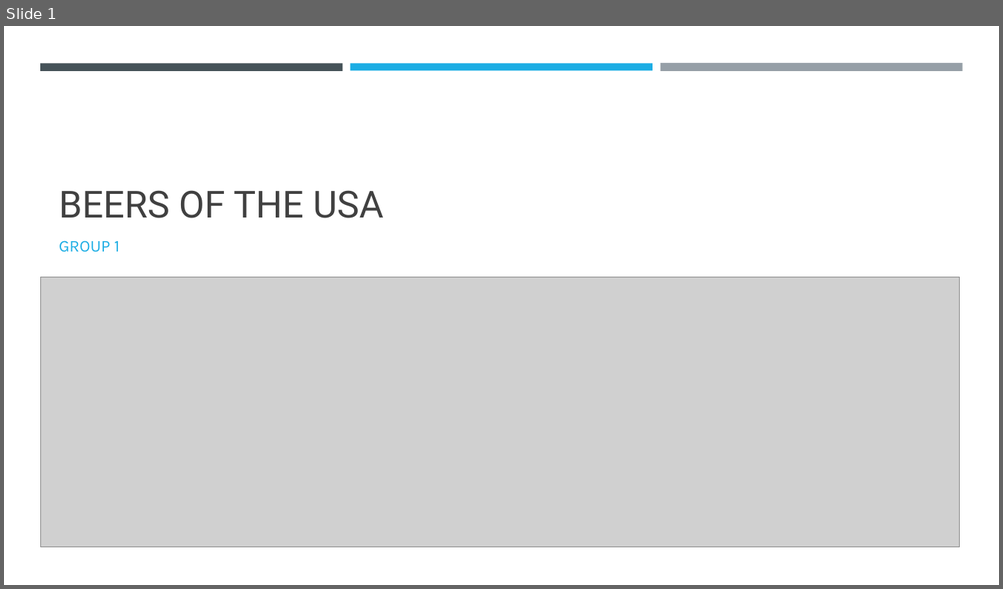
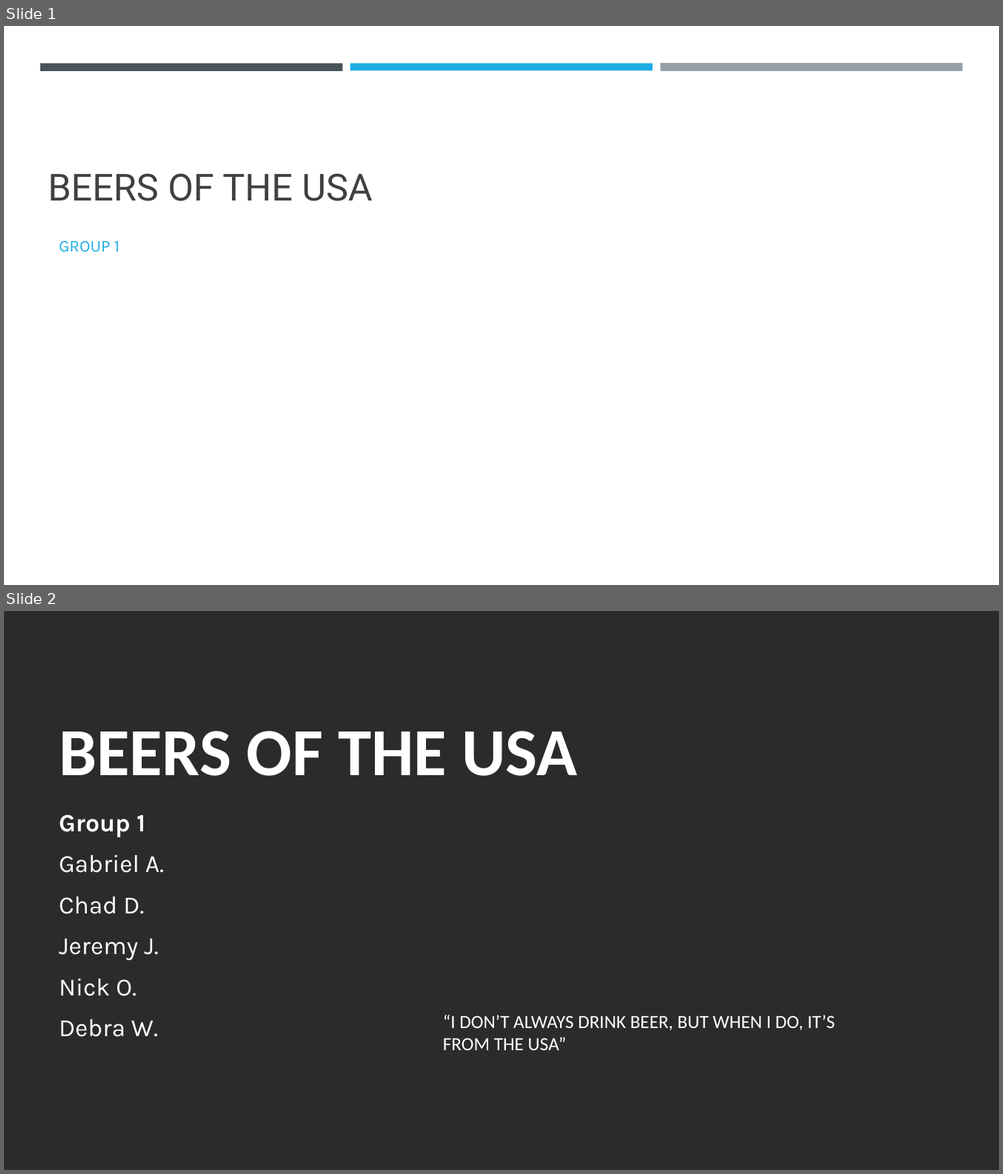
Before and after one commit to j1-aggie/Beers-of-the-USA, a slide deck: Beers of the USA.pptx. Shown one above the other, each under a label of ours: slide 1 before the commit, slides 1 and 2 after it. The pictures are 1003x589 and 1003x1174 pixels, drawn with LibreOffice and Linux fonts; fonts in the diff are those of the drawing; grey boxes stand for pictures; background and template pictures are left out; a plain dark background stands for a picture behind light text. Boxes give left, top, right and bottom in pixels: in the first picture for what was removed or moved away, otherwise in the second. Text is boxed around its words. In the diff, an @@ line names an element or a change of style, - is before the commit and + after.

```diff
--- a/Beers of the USA.pptx
+++ b/Beers of the USA.pptx
@@ slide 2 added at box(4, 611, 999, 1170), background picture (left out) @@
@@ text added at box(59, 731, 578, 776), 65 pt, text #FFFFFF, bold @@
+BEERS OF THE USA
@@ text added at box(59, 815, 164, 1037), 24 pt, text #FFFFFF @@
+Group 1
+Gabriel A.
+Chad D.
+Jeremy J.
+Nick O.
+Debra W.
@@ text added at box(443, 1015, 834, 1051), 18 pt, text #FFFFFF @@
+“I DON’T ALWAYS DRINK BEER, BUT WHEN I DO, IT’S FROM THE USA”
@@ slide 1 changed as well @@
@@ rectangle removed at box(4, 26, 999, 585) @@
@@ title "BEERS OF THE USA": place and size @@
-title "BEERS OF THE USA" at box(59, 190, 383, 218)
+title "BEERS OF THE USA" at box(48, 173, 372, 201)
@@ picture removed at box(40, 278, 959, 548) @@
```
Also in this commit, not shown: 6 other slides changed, 9 other files.
